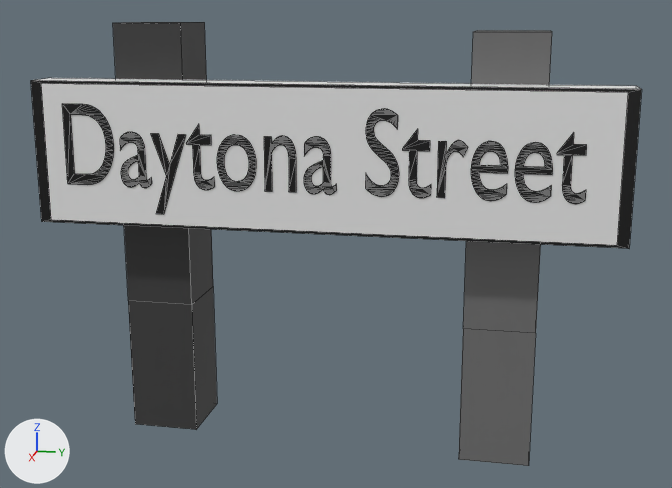
One commit to the FBX model Assets/Models/uk_street_sign_rural_15.fbx: the scene before it, then after it.
One viewpoint serves both versions: a 50 mm lens placed at (25.63, 8.79, 11.27), pointed at (0.07, 3.67, 4.88). Lighting does not change. The marker at lower left points along +X, +Y and +Z. Mesh edges are drawn as thin lines. Where no turn or scale is listed for an object, it has been applied to the vertices.
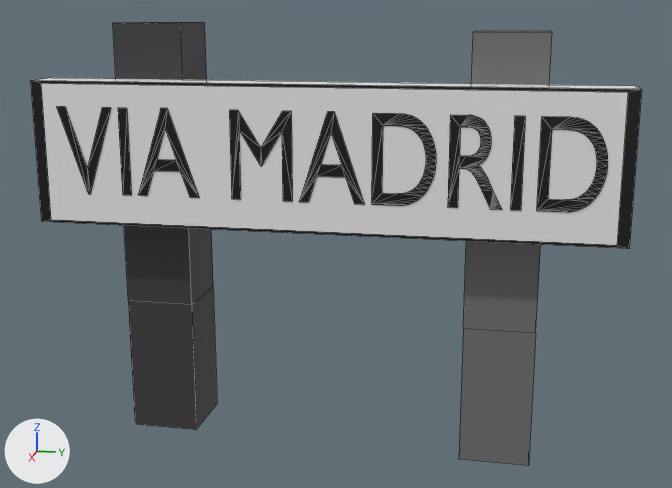
The change, as JSON lines over the scene's bpy script:
```json
{"block": "me_text", "where": "# used by ob_text; location = (1.65, -3.9, 6.65); rotation_euler = (1.571, 0.0, 1.571), in degrees (90, 0, 90); scale = (2.32, 3.29, 4.0)"}
{"op": "remove", "block": "me_text", "code": "me_text.from_pydata(...)  # 1112 vertices, 1098 faces; spans x 0.08..6.18, y -0.23..0.69, z 0.0"}
{"op": "add", "block": "me_text", "code": "me_text.from_pydata(...)  # 254 vertices, 246 faces; spans x 0.0..5.56, y -0.01..0.69, z 0.0"}
{"block": "me_text", "change": "me_text part 1: the loose piece of 96 vertices spanning x 1.98..2.46, y -0.01..0.46, z 0.0 is rebuilt with 15 vertices and now spans x 1.87..2.51, y 0.0..0.68, z 0.0"}
{"block": "me_text", "change": "me_text part 2: the loose piece of 57 vertices spanning x 2.56..2.94, y 0.0..0.46, z 0.0 is rebuilt with 11 vertices and now spans x 2.58..3.25, y 0.0..0.69, z 0.0"}
{"block": "me_text", "change": "me_text part 3: the loose piece of 54 vertices spanning x 0.08..0.7, y 0.0..0.68, z 0.0 is rebuilt with 7 vertices and now spans x 0.0..0.6, y -0.01..0.68, z 0.0"}
{"block": "me_text", "change": "me_text part 4: the loose piece of 174 vertices spanning x 3.03..3.41, y -0.01..0.46, z 0.0 is deleted"}
{"block": "me_text", "change": "me_text part 5: the loose piece of 58 vertices spanning x 5.85..6.18, y -0.01..0.54, z 0.0 is deleted"}
{"block": "me_text", "change": "me_text part 6: the loose piece of 58 vertices spanning x 1.62..1.95, y -0.01..0.54, z 0.0 is deleted"}
{"block": "me_text", "change": "me_text part 7: the loose piece of 55 vertices spanning x 4.57..4.89, y 0.0..0.46, z 0.0 is deleted"}
{"block": "me_text", "change": "me_text part 8: 3 vertices moved within x 3.85..5.32, y 0.1..0.57, z 0.0; 370 vertices removed from x 3.75..5.82, y -0.01..0.69, z 0.0; 198 vertices added at x 3.32..5.56, y 0.0..0.68, z 0.0"}
{"block": "me_text", "change": "me_text part 9: 1 vertex moved within x 0.95, y 0.0, z 0.0; 180 vertices removed from x 0.78..1.62, y -0.23..0.46, z 0.0; 13 vertices added at x 0.68..1.52, y 0.0..0.69, z 0.0"}
{"op": "set", "path": "ob_text.location", "old": "(1.65, -3.9, 6.65)", "new": "(1.65, -3.9, 6.4)"}
{"op": "set", "path": "ob_text.scale", "old": "(2.32, 3.29, 4.0)", "new": "(2.67, 3.53, 4.0)"}
```

Location of each change, (x1, y1, x2, y2) in pixels of the pictures (672 x 488 px; the box of a moved part takes in the faces that stretch with it):
```json
{"object": "Text", "change": "reshaped, moved, rescaled", "before": [62, 104, 587, 214], "after": [57, 107, 608, 212]}
{"part": 1, "of": "me_text", "change": "rebuilt", "before": [217, 135, 256, 191], "after": [229, 110, 292, 201], "on screen": "60% wider, 61% taller"}
{"part": 2, "of": "me_text", "change": "rebuilt", "before": [264, 136, 296, 192], "after": [299, 112, 364, 204], "on screen": "100% wider, 63% taller"}
{"part": 3, "of": "me_text", "change": "rebuilt", "before": [62, 104, 114, 184], "after": [57, 107, 111, 194], "on screen": "9% taller"}
{"part": 4, "of": "me_text", "change": "deleted", "before": [304, 137, 336, 195]}
{"part": 5, "of": "me_text", "change": "deleted", "before": [557, 133, 587, 204]}
{"part": 6, "of": "me_text", "change": "deleted", "before": [186, 124, 215, 190]}
{"part": 7, "of": "me_text", "change": "deleted", "before": [437, 140, 468, 198]}
{"part": 8, "of": "me_text", "change": "moved or reshaped", "before": [365, 109, 553, 202], "after": [372, 113, 608, 212]}
{"part": 9, "of": "me_text", "change": "cut back", "before": [120, 132, 185, 214], "after": [118, 108, 199, 198]}
```
